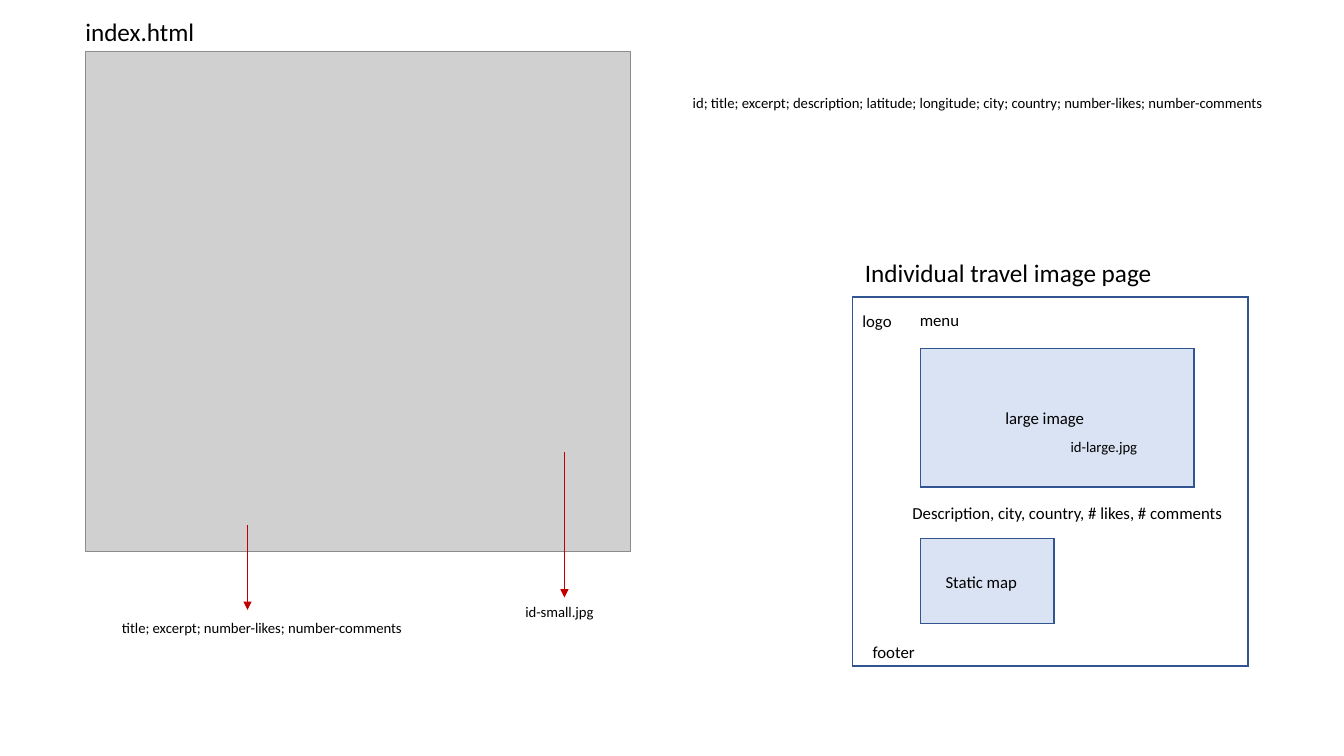
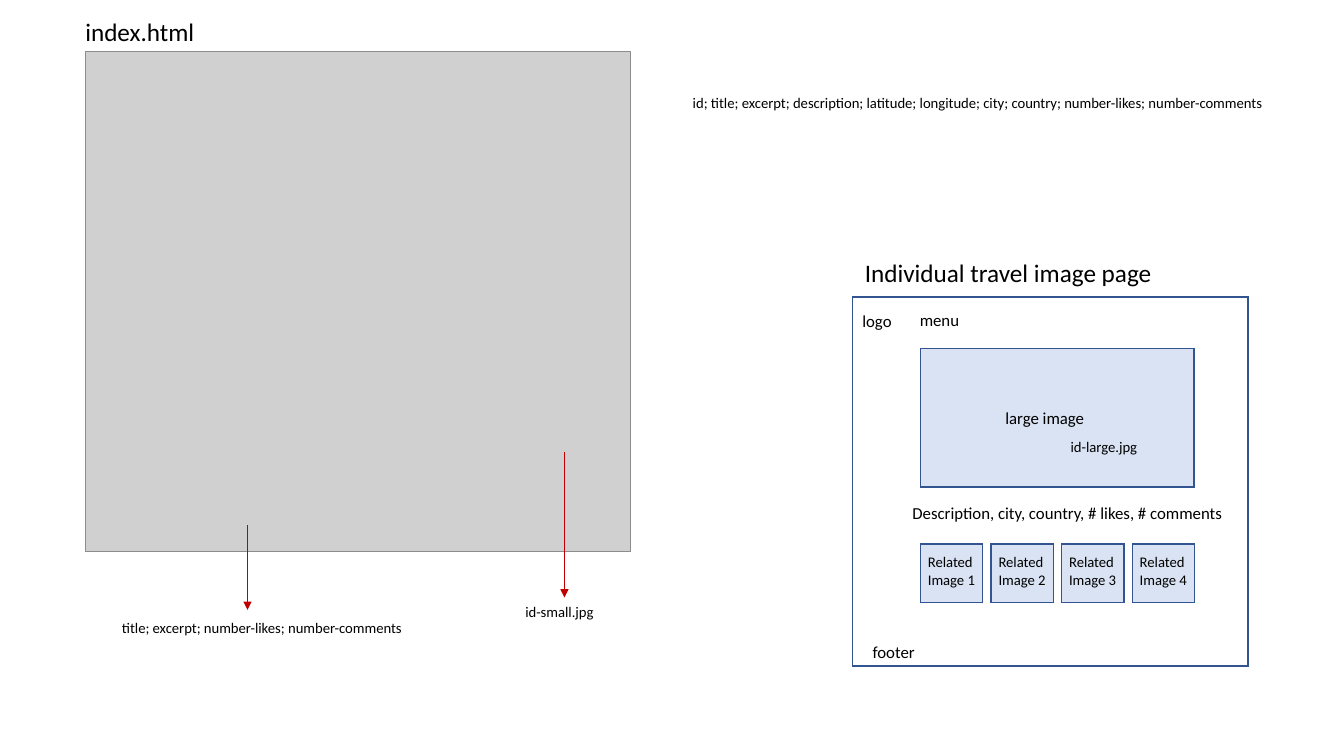
Before and after one commit to KScidmore/WebDev-Assignment1, a slide deck: slide 1 of instructions/screens.pptx. Drawn at 1344x756 pixels with LibreOffice and Linux fonts; fonts in the diff are those of the drawing; grey boxes stand for pictures. Boxes give left, top, right and bottom in pixels: in the first picture for what was removed or moved away, otherwise in the second. Text is boxed around its words. In the diff, an @@ line names an element or a change of style, - is before the commit and + after.

```diff
--- a/instructions/screens.pptx
+++ b/instructions/screens.pptx
@@ rectangle: place and size @@
-rectangle at [921,538,1054,623]
+rectangle at [921,544,983,603]
@@ text at [928,556,975,588]: text changed; size 12 to 10.5 pt @@
-Static map
+Related
+Image 1
@@ rectangle added at [991,544,1054,603], fill #DAE3F3, outline #325491 1 pt @@
@@ text added at [999,556,1045,588], 10.5 pt, text #000000 @@
+Related
+Image 2
@@ rectangle added at [1062,544,1124,603], fill #DAE3F3, outline #325491 1 pt @@
@@ text added at [1069,556,1116,588], 10.5 pt, text #000000 @@
+Related
+Image 3
@@ rectangle added at [1132,544,1195,603], fill #DAE3F3, outline #325491 1 pt @@
@@ text added at [1140,556,1186,588], 10.5 pt, text #000000 @@
+Related
+Image 4
```
Also in this commit, not shown: 46 other files.
